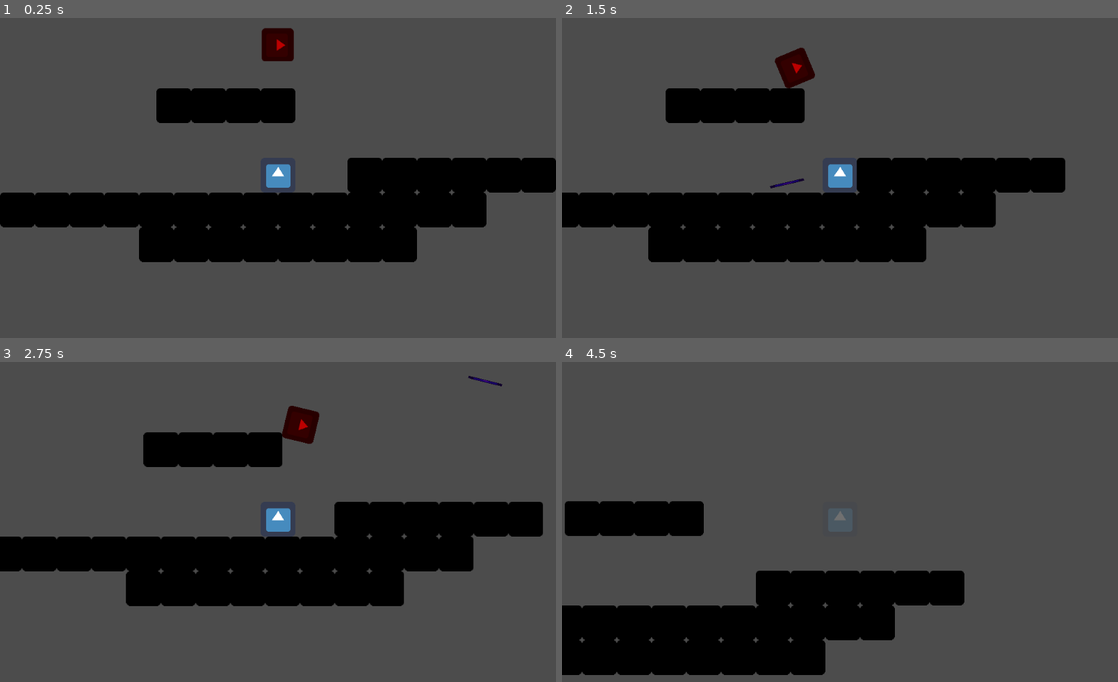
Above: before the commit, frames 1-4 (two rows, left to right).
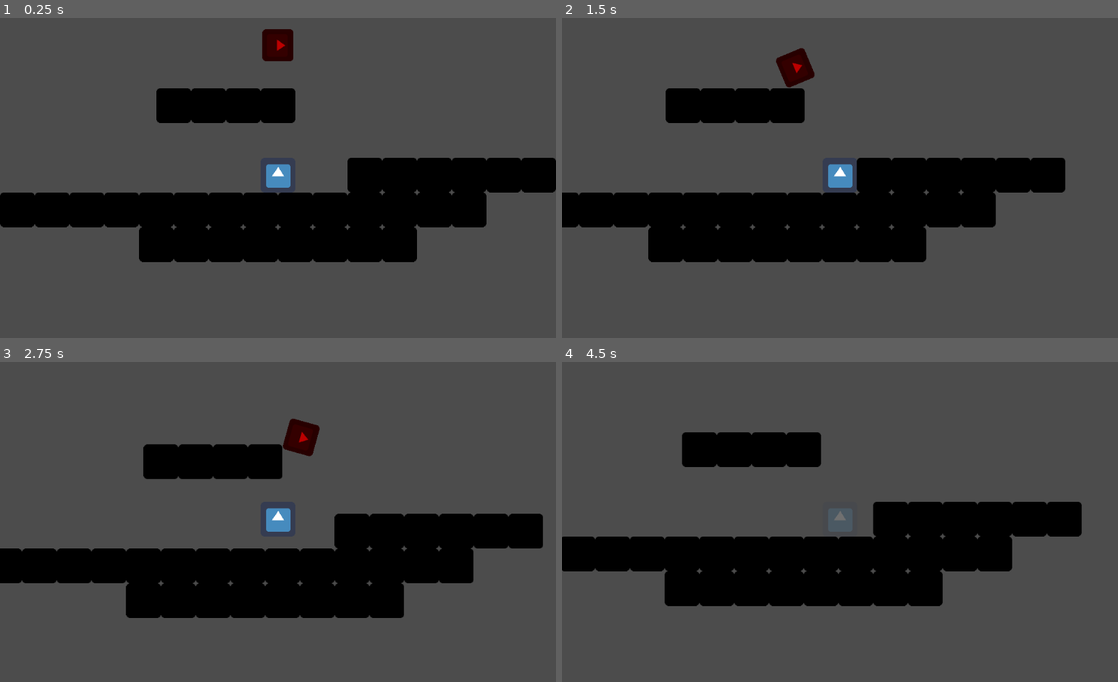
Above: after the commit, the same moments.

Repository: exokamen/Godot-playbox
Game: Godot game, scene res://World.tscn
Two runs of this game, one before a commit and one after it. Both use one fixed random seed, a clock stepped at 60 frames per second and the inputs below. The engine's default icon, where the game draws it, is replaced by a stand-in: a white triangle on a blue panel in a dark square.
Inputs (mouse positions are in pixels of both pictures, inside the frame that each line leads up to):
- Up to frame 1 (0.25 s): no input
- Up to frame 2 (1.5 s): tap Enter at 0.5 s; move the mouse to (962, 158) at 0.52 s; hold Right (ui_right) from 0.53 s (still down); click (962, 158) at 0.67 s; tap Up (ui_up) at 0.77 s; move the mouse to (728, 190) at 1.27 s; click (728, 190) at 1.42 s
- Up to frame 3 (2.75 s): tap Up (ui_up) at 1.52 s; move the mouse to (333, 448) at 2.02 s; release Right (ui_right) at 2.03 s; hold Left (ui_left) from 2.03 s (still down); click (333, 448) at 2.17 s
- Up to frame 4 (4.5 s): move the mouse to (812, 582) at 2.77 s; release Left (ui_left) at 2.78 s; hold Right (ui_right) 2.78-4.28 s; click (812, 582) at 2.92 s; tap Up (ui_up) at 3.02, 3.77 s; move the mouse to (1006, 566) at 3.52 s; click (1006, 566) at 3.67 s; move the mouse to (673, 470) at 4.27 s; hold Left (ui_left) from 4.28 s (still down); click (673, 470) at 4.42 s

The runs differ from the first frame. In frame 1, less than 0.1% of the frame differs, in the area x 47-53%, y 3-14%; in frame 2, 0.1%; in frame 3, 10%; in frame 4, 32%, in the area x 0-94%, y 21-98%.

Commit message:
fixed arrows

Diff:
--- a/Arrow.gd
+++ b/Arrow.gd
@@ -24,7 +24,7 @@
 
 func hit(object):
 	if object.name == 'EnemyArea':
-		print('Arrow: nailed it!')
+		print('Arrow: Nailed it!')
 		#queue_free()
 
 func set_initial_motion(m):
--- a/Arrow.tscn
+++ b/Arrow.tscn
@@ -4,14 +4,11 @@
 [ext_resource path="res://icon.png" type="Texture" id=2]
 
 [sub_resource type="RectangleShape2D" id=1]
-extents = Vector2( 3.07758, 2.09486 )
+extents = Vector2( 6.89359, 2.09486 )
 
 [node name="Arrow" type="KinematicBody2D"]
 position = Vector2( 398.31, 201.083 )
 script = ExtResource( 1 )
-__meta__ = {
-"_edit_group_": true
-}
 
 [node name="Sprite" type="Sprite" parent="."]
 modulate = Color( 0.332186, 0.0355377, 0.535156, 1 )
@@ -21,11 +18,11 @@
 texture = ExtResource( 2 )
 
 [node name="CollisionShape2D" type="CollisionShape2D" parent="."]
-position = Vector2( 28.234, -0.392868 )
+position = Vector2( 25.3631, -0.287552 )
 shape = SubResource( 1 )
 
 [node name="ArrowArea" type="Area2D" parent="."]
 
 [node name="CollisionShape2D" type="CollisionShape2D" parent="ArrowArea"]
-position = Vector2( 28.2339, -0.483704 )
+position = Vector2( 25.3367, -0.273041 )
 shape = SubResource( 1 )
--- a/Enemy.gd
+++ b/Enemy.gd
@@ -6,7 +6,7 @@
 export var enemy_delay = 10
 export var enemy_reload = 0.5
 const RELOAD_TIME = 2
-export var arrow_speed = 300
+export var arrow_speed = 500
 var motion = Vector2(0,0)
 var arrow_scene = preload("res://Arrow.tscn")
 
@@ -39,10 +39,13 @@
 		var arrow_velocity = Vector2(arrow_speed * direction.x, arrow_speed * direction.y)
 
 		## create the arrow (outside the Player):
+
+		#d = get_parent().add_child(arrow_scene.instance())
+		#var arrow_node = get_parent().d
 		var arrow_node = arrow_scene.instance()
 		arrow_node.set_position(global_position + 60 * direction)
 		## Give the arrow initial velocity and make it look the right way
-		arrow_node.look_at(aim_position)
+		#arrow_node.look_at(aim_position)
 		arrow_node.set_initial_motion(arrow_velocity)
 		## Add the arrow to the World scene:
 		get_parent().add_child(arrow_node)
@@ -50,12 +53,14 @@
 
 func hit(object):
 	#die if shot by an arrow:
+	if object.name == 'ArrowArea':
+		print('Enemy: I got shot through the heart!!')
+		queue_free()
+	#die if touched by player
 	if object.name == 'PlayerArea':
-		print('ouch ouch ouch!!')
+		print('Enemy: Eeeeeewwwww!! I touched it! Icky!')
 		queue_free()
-	if object.name == 'ArrowArea':
-		print('shot through the heart!!')
-		queue_free()
+
 
 func ai_motion(delta):
 	if enemy_delay <= 0.0:
--- a/Enemy.tscn
+++ b/Enemy.tscn
@@ -4,21 +4,18 @@
 [ext_resource path="res://icon.png" type="Texture" id=2]
 
 [sub_resource type="RectangleShape2D" id=1]
-extents = Vector2( 31.8243, 32.2533 )
+extents = Vector2( 29.3859, 28.6136 )
 
 [sub_resource type="RectangleShape2D" id=2]
-extents = Vector2( 28.4106, 28.8395 )
+extents = Vector2( 29.3859, 28.4199 )
 
 [node name="Enemy" type="KinematicBody2D"]
 script = ExtResource( 1 )
-__meta__ = {
-"_edit_group_": true
-}
 
 [node name="Sprite" type="Sprite" parent="."]
 modulate = Color( 0.741176, 0.00392157, 0.00392157, 1 )
-position = Vector2( -0.487671, 0.487678 )
-scale = Vector2( 0.95428, 0.923801 )
+position = Vector2( -0.00339842, 0.00340018 )
+scale = Vector2( 0.920986, 0.890507 )
 texture = ExtResource( 2 )
 
 [node name="EnemyArea" type="Area2D" parent="."]
--- a/KinematicBody2D.gd
+++ b/KinematicBody2D.gd
@@ -12,7 +12,7 @@
 export var speed = 200
 export var jump_force = -500
 export var gravity = 20
-export var arrow_speed = 700
+export var arrow_speed = 1000
 export var shot_body_offset = 60
 
 func _ready():
@@ -52,9 +52,9 @@
 
 		## create the arrow (outside the Player):
 		var arrow_node = arrow_scene.instance()
-		arrow_node.set_position(global_position + 60 * direction)
+		arrow_node.set_position(global_position + shot_body_offset * direction)
 		## Give the arrow initial velocity and make it look the right way
-		arrow_node.look_at(aim_position)
+		#arrow_node.look_at(aim_position)
 		arrow_node.set_initial_motion(arrow_velocity)
 		## Add the arrow to the World scene:
 		get_parent().add_child(arrow_node)
@@ -65,4 +65,5 @@
 	# die
 	if object.name == 'EnemyArea':
 		modulate.a = 0.2
+	print('Player: FFFFFFFFFFFFFFFFFFFFFF')
 	#queue_free()
--- a/World.tscn
+++ b/World.tscn
@@ -32,6 +32,7 @@
 shape = SubResource( 1 )
 
 [node name="Walls" type="Node" parent="."]
+editor/display_folded = true
 
 [node name="Wall" type="StaticBody2D" parent="Walls"]
 editor/display_folded = true
